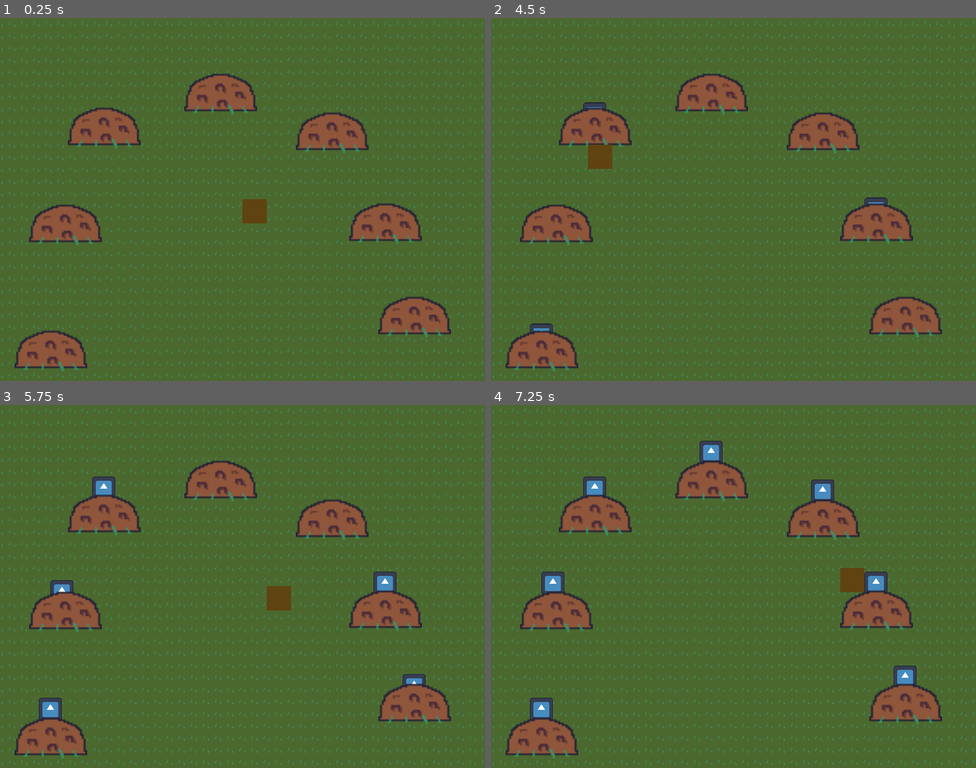
Above: before the commit, frames 1-4 (two rows, left to right).
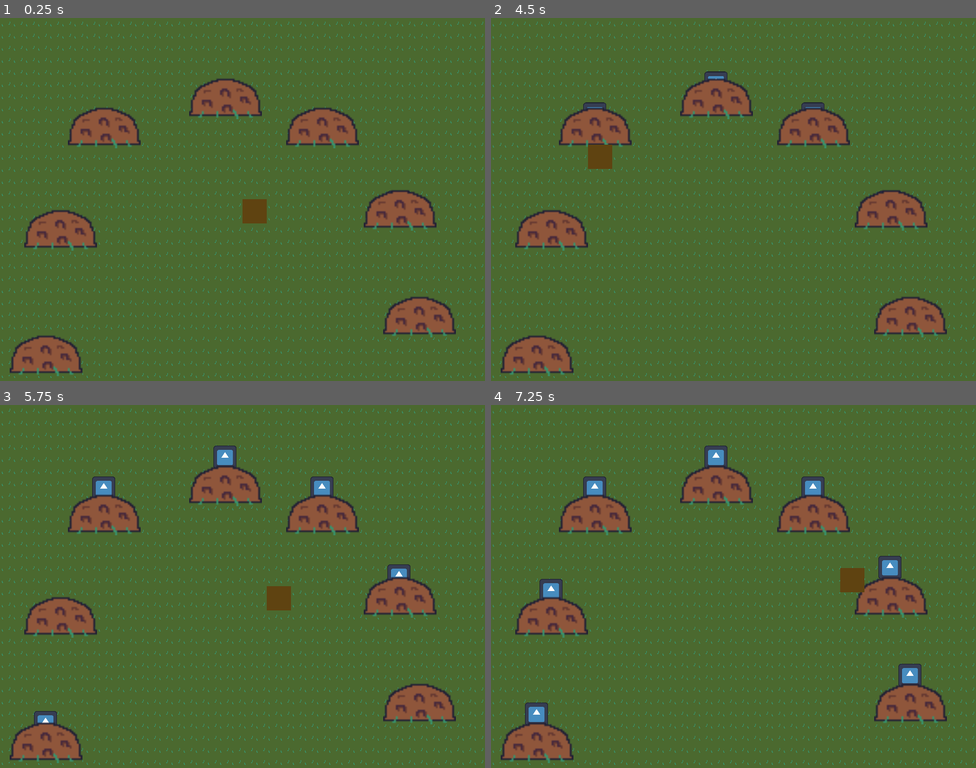
Above: after the commit, the same moments.

Repository: rolika/Mole
Game: Godot game, scene res://main.tscn
Two runs of this game, one before a commit and one after it. Both use one fixed random seed, a clock stepped at 60 frames per second and the inputs below. The engine's default icon, where the game draws it, is replaced by a stand-in: a white triangle on a blue panel in a dark square.
Inputs (mouse positions are in pixels of both pictures, inside the frame that each line leads up to):
- Up to frame 1 (0.25 s): no input
- Up to frame 2 (4.5 s): tap Enter at 0.5, 2, 3.5 s; move the mouse to (840, 181) at 0.52 s; press the mouse at (840, 181) at 0.53 s; tap Space at 1.25, 2.75 s; move the mouse to (636, 217) at 1.27 s; release the mouse at (636, 217) at 1.28 s; click (636, 217) at 1.35 s; move the mouse to (782, 119) at 2.02 s; press the mouse at (782, 119) at 2.03 s; move the mouse to (709, 272) at 2.77 s; release the mouse at (709, 272) at 2.78 s; click (709, 272) at 2.85 s; move the mouse to (879, 253) at 3.52 s; press the mouse at (879, 253) at 3.53 s; move the mouse to (588, 145) at 4.27 s; release the mouse at (588, 145) at 4.28 s; click (588, 145) at 4.35 s
- Up to frame 3 (5.75 s): move the mouse to (266, 586) at 5.02 s; press the mouse at (266, 586) at 5.03 s
- Up to frame 4 (7.25 s): move the mouse to (660, 495) at 5.77 s; release the mouse at (660, 495) at 5.78 s; click (660, 495) at 5.85 s; move the mouse to (840, 568) at 6.52 s; press the mouse at (840, 568) at 6.53 s

The runs differ from the first frame. In frame 1, 6.5% of the frame differs, in the area x 2-94%, y 15-99%; in frame 2, 6.7%; in frame 3, 7.7%; in frame 4, 8.1%, in the area x 2-94%, y 9-99%.

Commit message:
connect moles to their hills

Diff:
--- a/main.tscn
+++ b/main.tscn
@@ -18,46 +18,46 @@
 z_index = 1
 
 [node name="Mole" parent="." instance=ExtResource("2_4tly2")]
-position = Vector2(83, 312)
+position = Vector2(56, 528)
 
 [node name="Mole2" parent="." instance=ExtResource("2_4tly2")]
-position = Vector2(344, 96)
+position = Vector2(80, 324)
 
 [node name="Mole3" parent="." instance=ExtResource("2_4tly2")]
 position = Vector2(152, 155)
 
 [node name="Mole4" parent="." instance=ExtResource("2_4tly2")]
-position = Vector2(616, 312)
+position = Vector2(352, 104)
 
 [node name="Mole5" parent="." instance=ExtResource("2_4tly2")]
-position = Vector2(64, 520)
+position = Vector2(512, 155)
 
 [node name="Mole6" parent="." instance=ExtResource("2_4tly2")]
-position = Vector2(664, 467)
+position = Vector2(639, 286)
 
 [node name="Mole7" parent="." instance=ExtResource("2_4tly2")]
-position = Vector2(528, 160)
+position = Vector2(672, 464)
 
 [node name="MoleHill" parent="." instance=ExtResource("5_lhont")]
-position = Vector2(24, 504)
+position = Vector2(16, 512)
 
 [node name="MoleHill2" parent="." instance=ExtResource("5_lhont")]
-position = Vector2(48, 296)
+position = Vector2(40, 305)
 
 [node name="MoleHill3" parent="." instance=ExtResource("5_lhont")]
 position = Vector2(112, 136)
 
 [node name="MoleHill4" parent="." instance=ExtResource("5_lhont")]
-position = Vector2(304, 80)
+position = Vector2(312, 88)
 
 [node name="MoleHill5" parent="." instance=ExtResource("5_lhont")]
-position = Vector2(488, 144)
+position = Vector2(472, 136)
 
 [node name="MoleHill6" parent="." instance=ExtResource("5_lhont")]
-position = Vector2(576, 294)
+position = Vector2(600, 272)
 
 [node name="MoleHill7" parent="." instance=ExtResource("5_lhont")]
-position = Vector2(624, 448)
+position = Vector2(632, 448)
 
 [connection signal="smashed" from="Player" to="Mole" method="_on_player_smashed"]
 [connection signal="smashed" from="Player" to="Mole2" method="_on_player_smashed"]
@@ -80,3 +80,17 @@
 [connection signal="shame" from="Mole6" to="." method="_on_mole_shame"]
 [connection signal="hit" from="Mole7" to="." method="_on_mole_hit"]
 [connection signal="shame" from="Mole7" to="." method="_on_mole_shame"]
+[connection signal="mole_exposed" from="MoleHill" to="Mole" method="_on_mole_hill_mole_exposed"]
+[connection signal="mole_safe" from="MoleHill" to="Mole" method="_on_mole_hill_mole_safe"]
+[connection signal="mole_exposed" from="MoleHill2" to="Mole2" method="_on_mole_hill_mole_exposed"]
+[connection signal="mole_safe" from="MoleHill2" to="Mole2" method="_on_mole_hill_mole_safe"]
+[connection signal="mole_exposed" from="MoleHill3" to="Mole3" method="_on_mole_hill_mole_exposed"]
+[connection signal="mole_safe" from="MoleHill3" to="Mole3" method="_on_mole_hill_mole_safe"]
+[connection signal="mole_exposed" from="MoleHill4" to="Mole4" method="_on_mole_hill_mole_exposed"]
+[connection signal="mole_safe" from="MoleHill4" to="Mole4" method="_on_mole_hill_mole_safe"]
+[connection signal="mole_exposed" from="MoleHill5" to="Mole5" method="_on_mole_hill_mole_exposed"]
+[connection signal="mole_safe" from="MoleHill5" to="Mole5" method="_on_mole_hill_mole_safe"]
+[connection signal="mole_exposed" from="MoleHill6" to="Mole6" method="_on_mole_hill_mole_exposed"]
+[connection signal="mole_safe" from="MoleHill6" to="Mole6" method="_on_mole_hill_mole_safe"]
+[connection signal="mole_exposed" from="MoleHill7" to="Mole7" method="_on_mole_hill_mole_exposed"]
+[connection signal="mole_safe" from="MoleHill7" to="Mole7" method="_on_mole_hill_mole_safe"]
--- a/mole.gd
+++ b/mole.gd
@@ -12,6 +12,7 @@
 
 
 var threatened: bool
+var exposed: bool
 var hidetimer: Timer
 var dancetimer: Timer
 var crawltimer: Timer
@@ -20,6 +21,7 @@
 
 func _ready():
 	threatened = false
+	exposed = false
 	hidetimer = $HideTimer
 	dancetimer = $DanceTimer
 	crawltimer = $CrawlTimer
@@ -39,7 +41,7 @@
 
 
 func _on_player_smashed():
-	if threatened:
+	if threatened and exposed:
 		descend(hit)
 	else:
 		shame.emit()
@@ -71,3 +73,11 @@
 	cause.emit()
 	crawltimer.start()
 	direction = 1
+
+
+func _on_mole_hill_mole_exposed():
+	exposed = true
+
+
+func _on_mole_hill_mole_safe():
+	exposed = false
--- a/mole_hill.gd
+++ b/mole_hill.gd
@@ -2,8 +2,13 @@
 
 
 signal mole_exposed
+signal mole_safe
 
 
 func _on_area_entered(_area):
 	print("Mole exposed.")
 	mole_exposed.emit()
+
+
+func _on_area_exited(_area):
+	mole_safe.emit()
--- a/mole_hill.tscn
+++ b/mole_hill.tscn
@@ -11,6 +11,7 @@
 collision_layer = 4
 collision_mask = 2
 script = ExtResource("1_fyg7n")
+metadata/_edit_group_ = true
 
 [node name="TextureRect" type="TextureRect" parent="."]
 offset_right = 40.0
@@ -22,3 +23,4 @@
 shape = SubResource("RectangleShape2D_scs42")
 
 [connection signal="area_entered" from="." to="." method="_on_area_entered"]
+[connection signal="area_exited" from="." to="." method="_on_area_exited"]
--- a/player.tscn
+++ b/player.tscn
@@ -8,6 +8,7 @@
 [node name="Player" type="Area2D"]
 collision_mask = 2
 script = ExtResource("1_lgyto")
+metadata/_edit_group_ = true
 
 [node name="ColorRect" type="ColorRect" parent="."]
 offset_right = 40.0
